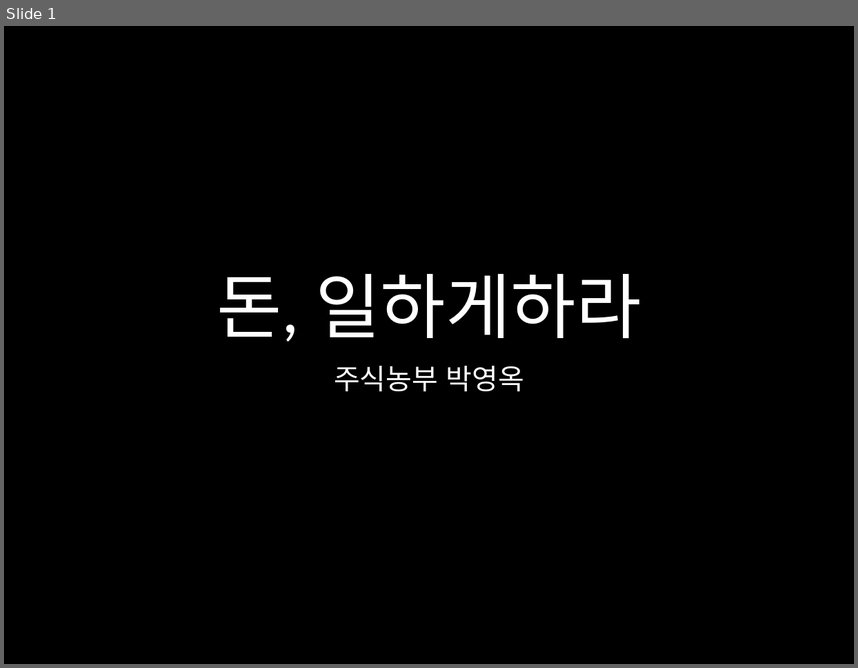
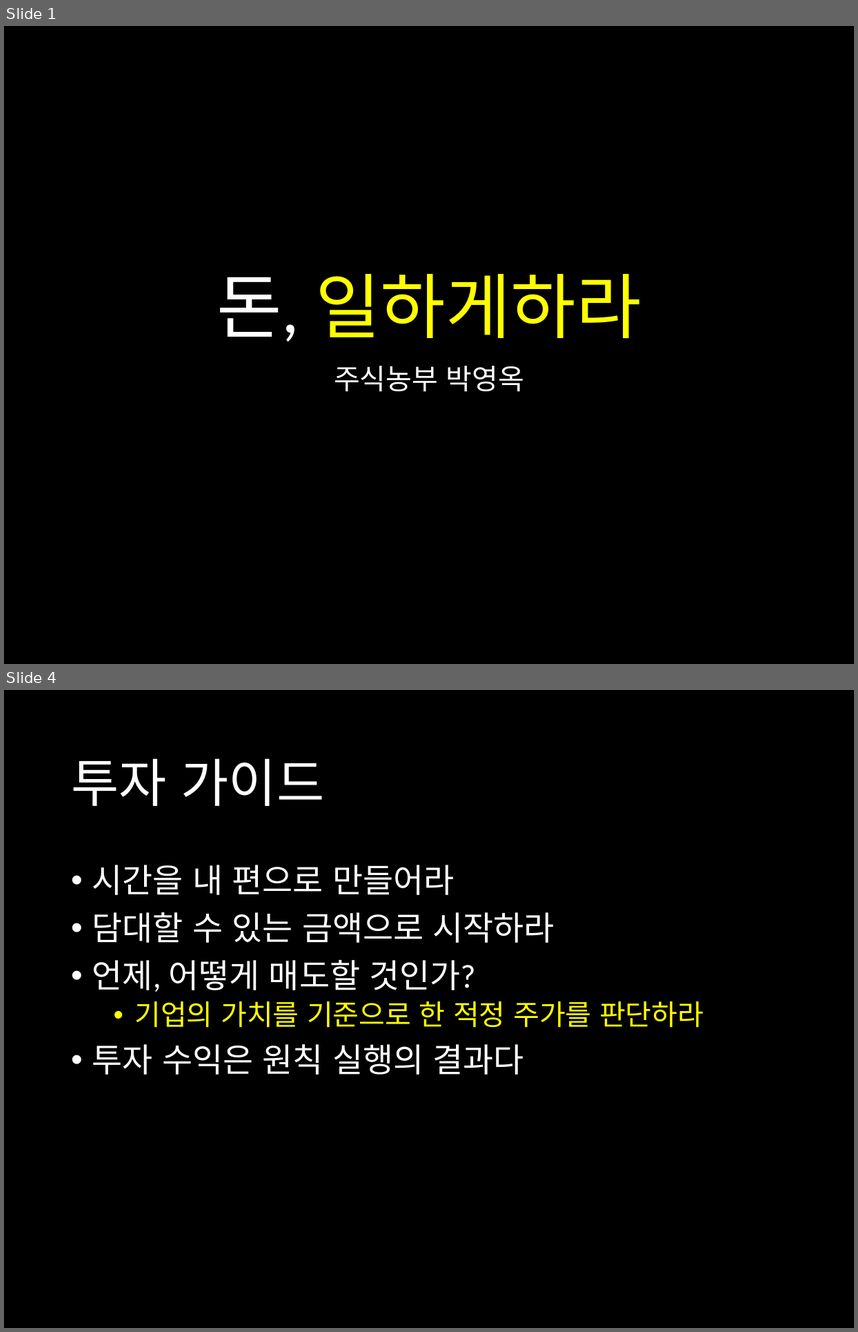
Before and after one commit to harrisleesh/Review, a slide deck: 돈, 일하게하라.pptx. Shown one above the other, each under a label of ours: slide 1 before the commit, slides 1 and 4 after it; the slides between them are not shown. The pictures are 858x668 and 858x1332 pixels, drawn with LibreOffice and Linux fonts; fonts in the diff are those of the drawing. Boxes give left, top, right and bottom in pixels: in the first picture for what was removed or moved away, otherwise in the second. Text is boxed around its words. In the diff, an @@ line names an element or a change of style, - is before the commit and + after.

Commit message:
돈,일하게하라 정리, 적게 자도 괜찮습니다 정리

```diff
--- a/돈, 일하게하라.pptx
+++ b/돈, 일하게하라.pptx
@@ slide 4 added at (4,690,854,1328), background #000000 @@
@@ title added at (71,758,325,806), 44 pt, text #FFFFFF @@
+투자 가이드
@@ text added at (92,865,704,1074), 28 pt, text #FFFFFF @@
+• 시간을 내 편으로 만들어라
+• 담대할 수 있는 금액으로 시작하라
+• 언제, 어떻게 매도할 것인가?
+  • 기업의 가치를 기준으로 한 적정 주가를 판단하라
+• 투자 수익은 원칙 실행의 결과다
@@ slide 1 changed as well @@
@@ title "돈, 일하게하라" at (217,274,641,341): text colour #FFFFFF to #FFFF00 in "일하게하라" @@
```
Also in this commit, not shown: 3 other slides added, 1 other file.
